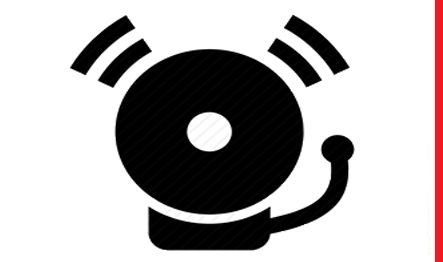
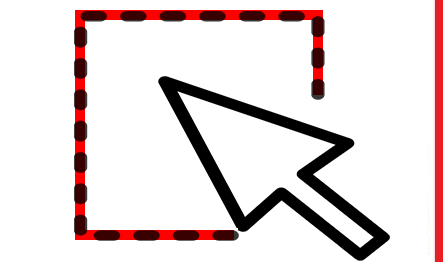
Before/after of a w=443, h=262 layered artwork. What changed in the layer stack:
added layer "Layer 4" (78%) above "select-icon-png-6" over [74, 11, 325, 241]
added layer "select-icon-png-6" above "Rectangle 1" over [158, 76, 390, 261]
added layer "Rectangle 1" above "Layer 3" over [75, 10, 323, 240]
hid "Layer 3" over [69, 14, 355, 251]
